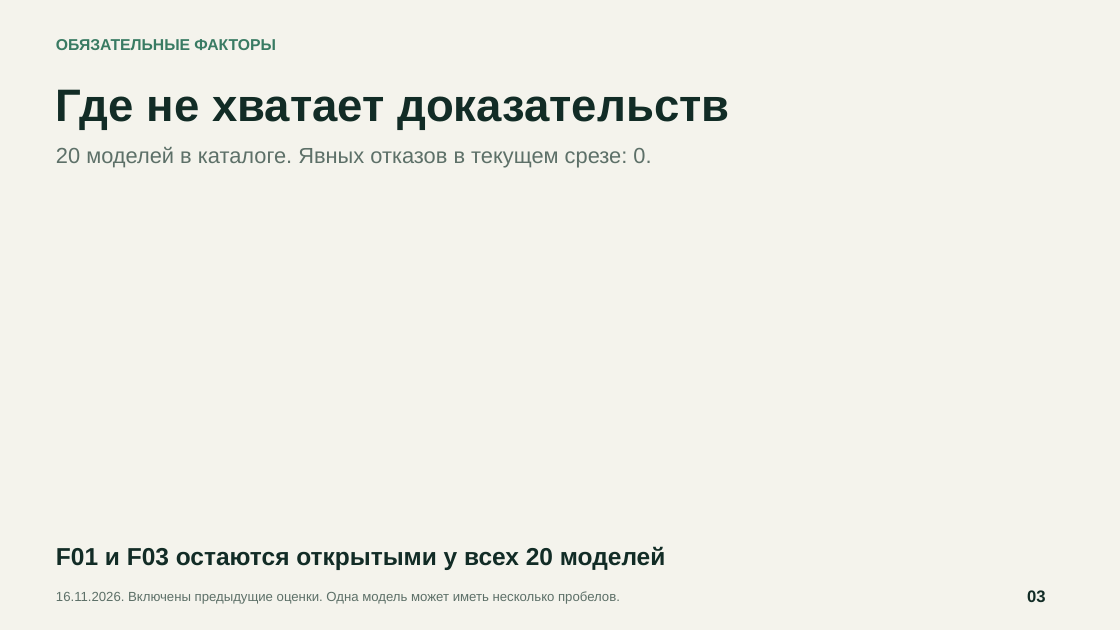
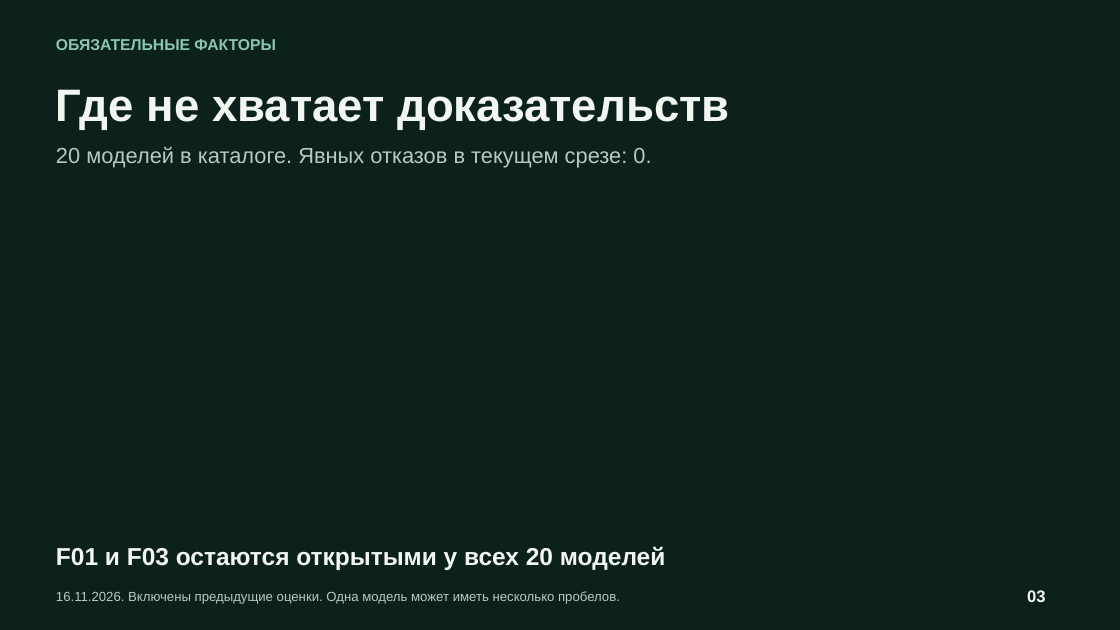
Before and after one commit to bcmle/test_ai_builder, a slide deck: slide 3 of presentation/AI-Builder-CEO.pptx. Drawn at 1120x630 pixels with LibreOffice and Linux fonts; fonts in the diff are those of the drawing. Boxes give left, top, right and bottom in pixels: in the first picture for what was removed or moved away, otherwise in the second. Text is boxed around its words. In the diff, an @@ line names an element or a change of style, - is before the commit and + after.

Commit message:
design: unify presentation in dark green palette

```diff
--- a/presentation/AI-Builder-CEO.pptx
+++ b/presentation/AI-Builder-CEO.pptx
@@ background #F4F3EC to #0C211C @@
@@ text "ОБЯЗАТЕЛЬНЫЕ ФАКТОРЫ" at (56,39,275,50): text colour #397B63 to #8BC6AC @@
@@ text "20 моделей в каталоге. Явных ..." at (56,147,651,168): text colour #5D7068 to #B5CBBE @@
@@ text "16.11.2026. Включены предыдущие оценки. Одна ..." at (56,591,620,604): text colour #5D7068 to #B5CBBE @@
@@ text colour #122C26 to #F1F6F0 in 3 elements at (56,89,729,130), (56,546,666,570), (1027,590,1046,602) @@
```
Also in this commit, not shown: 6 other slides changed, 9 other files.
